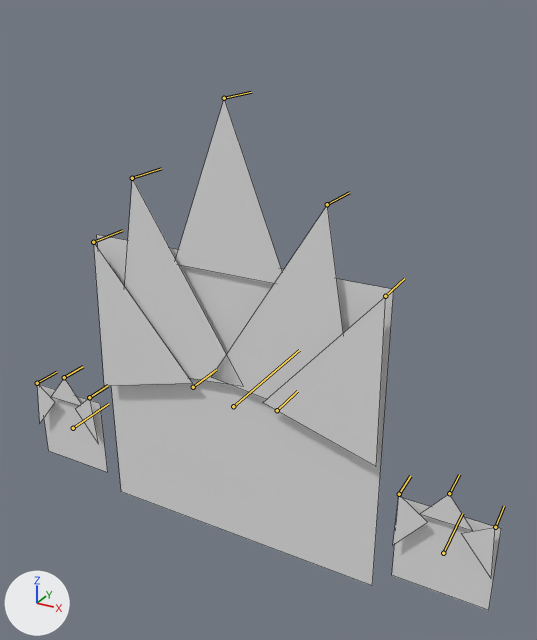
An edit to the Blender file Finger Guns/Assets/Art/Bosses/Elemental/Elemental_Fire.blend, drawn before and after from the same camera.
Rendered twice from a camera (50 mm lens) standing at (2.33, -3.75, 2.58) and looking at (0.23, 0.07, 0.67). Every picture has the same lights, and +X, +Y and +Z are marked at lower left. Both versions are drawn at frame 1 of the action 'Flame Short'; the numbers are the values there. The bones that bend it are drawn over the model as lines. Mesh edges are drawn as thin lines.

In view in the first picture: 'Elemental_Fire'.
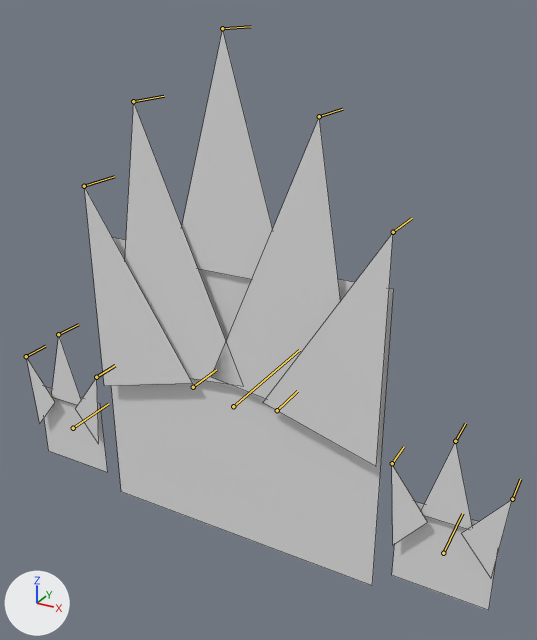
Where the change shows, as pixel boxes (x1, y1, x2, y2) in the pictures (537 x 640 px):
'Elemental_Fire', posed (14% taller)
    before: (37, 99, 501, 611)
    after: (26, 29, 512, 611)
bone 'Hand.L_Finger Mid', root to tip
    before: (64, 377) to (83, 366)
    after: (58, 334) to (78, 324)
bone 'Hand.L_Finger.L', root to tip
    before: (37, 383) to (56, 372)
    after: (26, 356) to (45, 346)
bone 'Hand.L_Finger.R', root to tip
    before: (89, 397) to (108, 385)
    after: (96, 377) to (115, 365)
bone 'Hand.R_Finger Mid', root to tip
    before: (449, 493) to (459, 474)
    after: (455, 441) to (465, 423)
bone 'Hand.R_Finger.R', root to tip
    before: (495, 527) to (504, 506)
    after: (512, 499) to (520, 479)
bone 'Hand.R_Finger.L', root to tip
    before: (399, 494) to (410, 476)
    after: (392, 463) to (404, 446)
bone 'Fire Spike.000', root to tip
    before: (93, 242) to (122, 230)
    after: (84, 186) to (114, 176)
bone 'Fire Spike.001', root to tip
    before: (132, 178) to (161, 168)
    after: (133, 101) to (164, 96)
bone 'Fire Spike.002', root to tip
    before: (224, 98) to (251, 92)
    after: (222, 28) to (251, 26)
bone 'Fire Spike.003', root to tip
    before: (327, 204) to (349, 192)
    after: (319, 116) to (342, 109)
bone 'Fire Spike.004', root to tip
    before: (385, 296) to (404, 278)
    after: (393, 232) to (412, 218)

The edits, one by one:
Bone 'Hand.L_Finger Mid' (bone_hand_l_finger_mid) moves from (0.0, 0.0, 0.366) to (0.0, 0.0, 0.0).
Bone 'Hand.L_Finger.L' (bone_hand_l_finger_l) moves from (-0.081, 0.0, 0.217) to (0.0, 0.0, 0.0).
Bone 'Hand.L_Finger.R' (bone_hand_l_finger_r) moves from (0.09, 0.0, 0.199) to (0.0, 0.0, 0.0).
Bone 'Hand.R_Finger Mid' (bone_hand_r_finger_mid) moves from (0.0, 0.0, 0.366) to (0.0, 0.0, 0.0).
Bone 'Hand.R_Finger.R' (bone_hand_r_finger_r) moves from (0.068, 0.0, 0.221) to (0.0, 0.0, 0.0).
Bone 'Hand.R_Finger.L' (bone_hand_r_finger_l) moves from (-0.059, 0.0, 0.203) to (0.0, 0.0, 0.0).
Bone 'Fire Spike.000' (bone_fire_spike_000) moves from (-0.033, 0.0, 0.38) to (0.0, 0.0, 0.0).
Bone 'Fire Spike.001' (bone_fire_spike_001) moves from (0.052, 0.0, 0.469) to (0.0, 0.0, 0.0).
Bone 'Fire Spike.002' (bone_fire_spike_002) moves from (0.0, 0.0, 0.366) to (0.0, 0.0, 0.0).
Bone 'Fire Spike.003' (bone_fire_spike_003) moves from (-0.064, 0.0, 0.469) to (0.0, 0.0, 0.0).
Bone 'Fire Spike.004' (bone_fire_spike_004) moves from (0.016, 0.0, 0.368) to (0.0, 0.0, 0.0).
